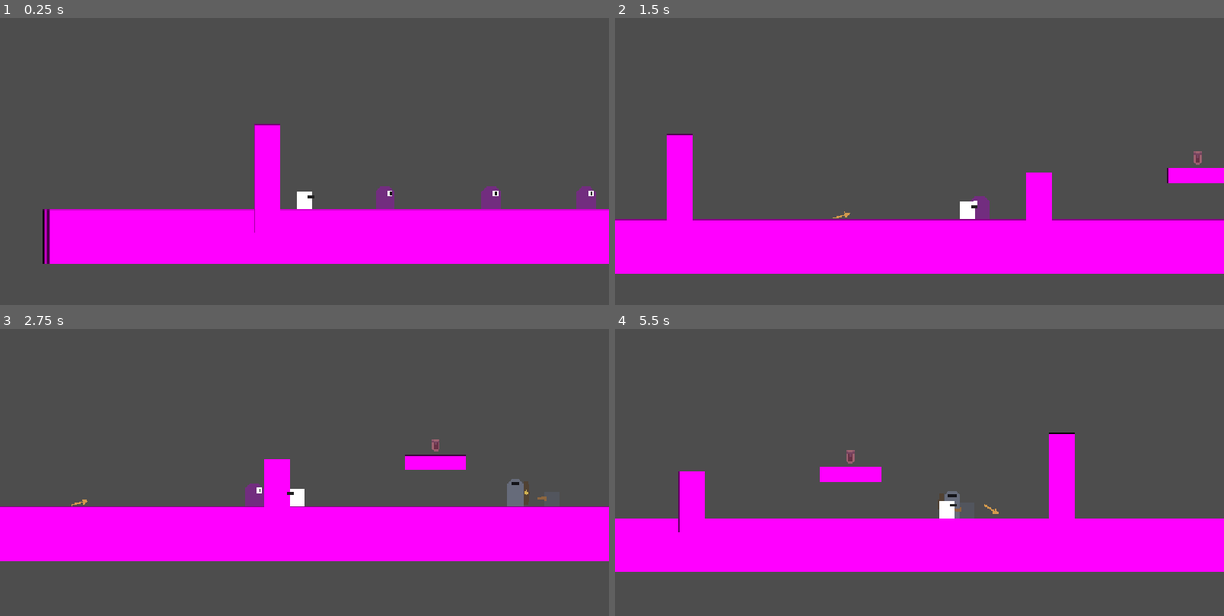
Above: before the commit, frames 1-4 (two rows, left to right).
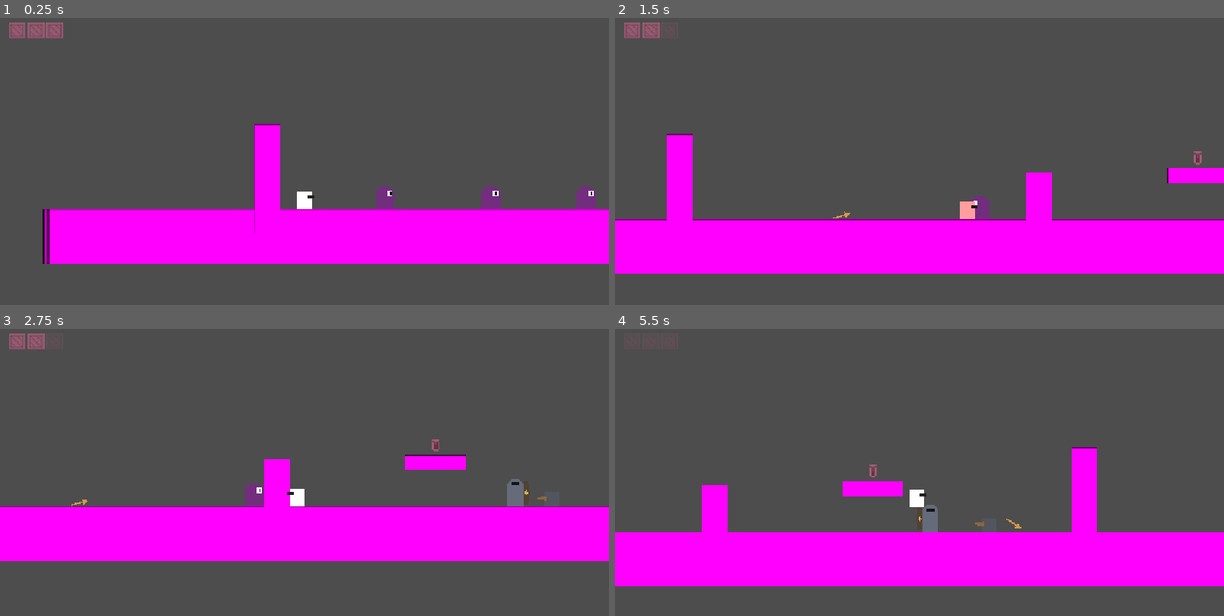
Above: after the commit, the same moments.

Repository: cachandlerdev/gmtk-2026
Game: Godot game, scene res://scenes/levels/enemy_test_level.tscn
Same seed, same stepped clock (60 frames per second), same inputs: the game is played once before the commit and once after it.
Inputs (mouse positions are in pixels of both pictures, inside the frame that each line leads up to):
- Up to frame 1 (0.25 s): no input
- Up to frame 2 (1.5 s): move the mouse to (1053, 170) at 0.52 s; hold D (move_right) from 0.53 s (still down); right-click (1053, 170) at 0.6 s; tap Space (jump) at 0.77 s; move the mouse to (797, 204) at 1.27 s; tap S (aim_down) at 1.35 s
- Up to frame 3 (2.75 s): tap Space (jump) at 1.52 s; move the mouse to (365, 423) at 2.02 s; release D (move_right) at 2.03 s; hold A (move_left) from 2.03 s (still down); tap W (aim_up) at 2.1 s
- Up to frame 4 (5.5 s): move the mouse to (889, 567) at 2.77 s; release A (move_left) at 2.78 s; hold D (move_right) 2.78-4.28 s; tap Shift (dash) at 2.85 s; tap Space (jump) at 3.02, 3.77, 4.52 s; move the mouse to (1102, 549) at 3.52 s; tap E (interact) at 3.6 s; move the mouse to (736, 446) at 4.27 s; hold A (move_left) 4.28-5.03 s; click (736, 446) at 4.35 s; move the mouse to (949, 498) at 5.02 s; hold D (move_right) from 5.03 s (still down); right-click (949, 498) at 5.1 s

The runs differ from the first frame. In frame 1, 0.5% of the frame differs, in the area x 1-11%, y 1-8%; in frame 2, 0.5%; in frame 3, 0.3%; in frame 4, 14%, in the area x 0-100%, y 36-90%.

Commit message:
implemented player health and heart UI

Diff:
--- a/scenes/player/player.tscn
+++ b/scenes/player/player.tscn
@@ -2,6 +2,7 @@
 
 [ext_resource type="Script" uid="uid://bepu8d2b7xgem" path="res://scripts/player.gd" id="1_8afob"]
 [ext_resource type="PackedScene" uid="uid://db51jt005nv26" path="res://scenes/player/bow.tscn" id="2_dovo2"]
+[ext_resource type="PackedScene" uid="uid://cheartshud0scn" path="res://scenes/ui/hearts_hud.tscn" id="3_hearts"]
 
 [sub_resource type="CircleShape2D" id="CircleShape2D_c5ll8"]
 radius = 14.0
@@ -63,6 +64,12 @@
 [node name="HoverAimCooldownTimer" type="Timer" parent="Timers" unique_id=1499024725]
 one_shot = true
 
+[node name="InvulnerabilityTimer" type="Timer" parent="Timers"]
+wait_time = 1.0
+one_shot = true
+
+[node name="HeartsHUD" parent="." instance=ExtResource("3_hearts")]
+
 [node name="RightRayCast" type="RayCast2D" parent="." unique_id=1247435798]
 position = Vector2(0, -13)
 target_position = Vector2(25, 0)
--- /dev/null
+++ b/scenes/ui/hearts_hud.gd
@@ -0,0 +1,49 @@
+extends CanvasLayer
+## Screen-space heart display. Assign `heart_texture` to a sprite asset;
+## hearts are created at runtime under Margin/Hearts.
+
+@export var heart_texture: Texture2D
+@export var heart_size: Vector2 = Vector2(32, 32)
+
+@onready var _row: HBoxContainer = $Margin/Hearts
+
+var _hearts: Array[TextureRect] = []
+
+
+func _ready() -> void:
+	var player := get_parent()
+	if player != null and player.has_signal("health_changed"):
+		player.health_changed.connect(_on_health_changed)
+
+
+## Clears and rebuilds the row to match `max_hearts`.
+func setup(max_hearts: int) -> void:
+	_clear_hearts()
+	for i in max_hearts:
+		var heart := _make_heart()
+		_row.add_child(heart)
+		_hearts.append(heart)
+	_on_health_changed(max_hearts, max_hearts)
+
+
+func _clear_hearts() -> void:
+	for child in _row.get_children():
+		_row.remove_child(child)
+		child.queue_free()
+	_hearts.clear()
+
+
+func _make_heart() -> TextureRect:
+	var heart := TextureRect.new()
+	heart.custom_minimum_size = heart_size
+	heart.expand_mode = TextureRect.EXPAND_IGNORE_SIZE
+	heart.stretch_mode = TextureRect.STRETCH_KEEP_ASPECT_CENTERED
+	heart.mouse_filter = Control.MOUSE_FILTER_IGNORE
+	heart.texture = heart_texture
+	return heart
+
+
+func _on_health_changed(current_hearts: int, _max_hearts: int) -> void:
+	for i in _hearts.size():
+		# Fade out lost hearts
+		_hearts[i].modulate.a = 1.0 if i < current_hearts else 0.22
--- /dev/null
+++ b/scenes/ui/hearts_hud.tscn
@@ -0,0 +1,21 @@
+[gd_scene format=3 uid="uid://bxi8mp02m55w4"]
+
+[ext_resource type="Script" uid="uid://bct0v81tswnjc" path="res://scenes/ui/hearts_hud.gd" id="1_hearts"]
+[ext_resource type="Texture2D" uid="uid://dtp2n6824ltlb" path="res://assets/sprites/crate_16x16.png" id="2_iskef"]
+
+[node name="HeartsHUD" type="CanvasLayer"]
+layer = 10
+script = ExtResource("1_hearts")
+heart_texture = ExtResource("2_iskef")
+
+[node name="Margin" type="MarginContainer" parent="."]
+offset_right = 160.0
+offset_bottom = 56.0
+theme_override_constants/margin_left = 16
+theme_override_constants/margin_top = 12
+theme_override_constants/margin_right = 16
+theme_override_constants/margin_bottom = 12
+
+[node name="Hearts" type="HBoxContainer" parent="Margin"]
+layout_mode = 2
+theme_override_constants/separation = 4
--- a/scripts/player.gd
+++ b/scripts/player.gd
@@ -1,5 +1,7 @@
 extends CharacterBody2D
 
+signal health_changed(current_hearts: int, max_hearts: int)
+signal died
 
 # Controls movement speed
 const SPEED = 500.0
@@ -17,6 +19,7 @@
 const MAX_NUM_OF_AIR_JUMPS = 1
 
 const COYOTE_FRAMES = 6
+const MAX_HEARTS = 3
 
 @onready var animated_sprite = $AnimatedSprite2D
 @onready var temp_sprite = $TempSprite
@@ -28,10 +31,12 @@
 @onready var wall_jump_timer = $Timers/WallJumpTimer
 @onready var hover_aim_duration_timer = $Timers/HoverAimDurationTimer
 @onready var hover_aim_cooldown_timer = $Timers/HoverAimCooldownTimer
+@onready var invulnerability_timer = $Timers/InvulnerabilityTimer
 
 @onready var left_ray_cast = $LeftRayCast
 @onready var right_ray_cast = $RightRayCast
 @onready var interact_range: Area2D = $InteractRange
+@onready var hearts_hud = $HeartsHUD
 
 # Controls whether the character can dash again
 var _is_dashing = false
@@ -57,12 +62,22 @@
 # Floor surface modifiers (sticky / sliding), refreshed after move_and_slide
 var _surface_mods: SurfaceModifiers = SurfaceModifiers.new()
 
+var _hearts: int = MAX_HEARTS
+var _is_dead: bool = false
+
+
 func _ready() -> void:
 	# Add the player to the player group
 	add_to_group("player")
+	_hearts = MAX_HEARTS
+	hearts_hud.setup(MAX_HEARTS)
+	health_changed.emit(_hearts, MAX_HEARTS)
 
 
 func _physics_process(delta: float) -> void:
+	if _is_dead:
+		return
+
 	# Take care of gravity
 	if should_we_apply_gravity():
 		velocity += get_gravity() * delta * GRAVITY_FACTOR
@@ -95,10 +110,48 @@
 	_update_floor_surface_modifiers()
 
 
-
+## Damageable interface used by spikes, enemies, and projectiles.
 func take_hit(source: Node = null) -> void:
+	if _is_dead or not invulnerability_timer.is_stopped():
+		return
+
+	_hearts = maxi(_hearts - 1, 0)
 	var source_name: String = str(source.name) if source else "unknown"
-	print("Player hit by %s — damage / death (health not implemented)" % source_name)
+	print("Player hit by %s — hearts left: %d" % [source_name, _hearts])
+
+	health_changed.emit(_hearts, MAX_HEARTS)
+	_flash_hurt()
+	invulnerability_timer.start()
+
+	if _hearts <= 0:
+		_die()
+
+
+func get_hearts() -> int:
+	return _hearts
+
+
+func get_max_hearts() -> int:
+	return MAX_HEARTS
+
+
+func _die() -> void:
+	if _is_dead:
+		return
+	_is_dead = true
+	died.emit()
+	print("Player died")
+	set_physics_process(false)
+	# Brief timeout, then restart the level (change to reload level prompt later).
+	await get_tree().create_timer(0.6).timeout
+	get_tree().reload_current_scene()
+
+
+func _flash_hurt() -> void:
+	var original_modulate: Color = temp_sprite.modulate #store the original state
+	temp_sprite.modulate = Color(1.0, 0.35, 0.35) #set the sprite color to reddish
+	var tween := create_tween() #create a tween to animate the color back to the original state
+	tween.tween_property(temp_sprite, "modulate", original_modulate, 0.2) #animate the color back to the original state
 
 
 ## Activates the nearest interactable currently overlapping the player's interactablerange.
Not shown, added: scenes/ui/hearts_hud.gd.uid
